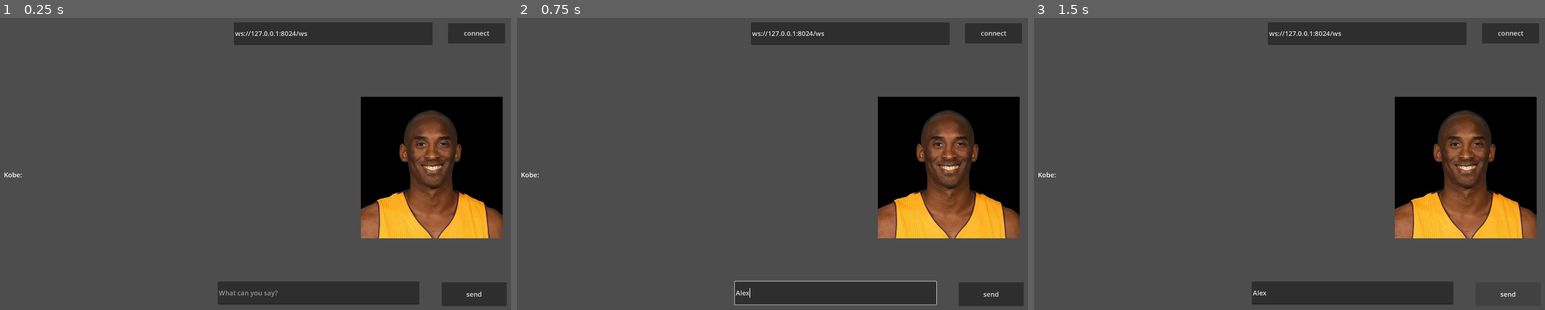
Above: before the commit, frames 1-3 (left to right).
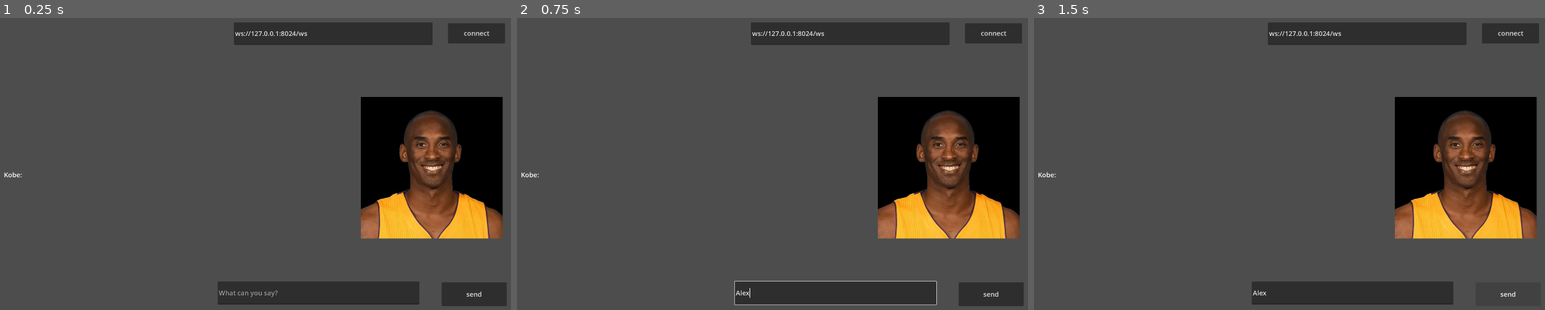
Above: after the commit, the same moments.

Repository: weiyi-boynextdoor/ProjectKobeClient
Game: Godot game, scene res://main_ui.tscn
Two runs of this game, one before a commit and one after it. Both use one fixed random seed, a clock stepped at 60 frames per second and the inputs below.
Inputs (mouse positions are in pixels of both pictures, inside the frame that each line leads up to):
- Up to frame 1 (0.25 s): no input
- Up to frame 2 (0.75 s): click (833, 292) at 0.52 s; type "Alex" at 0.6 s
- Up to frame 3 (1.5 s): click "send" at 1.25 s

The runs differ from the first frame. In frame 1, 0.2% of the frame differs, in the area x 70-98%, y 31-76%; in frame 2, 0.2%; in frame 3, 0.2%.

Commit message:
add animation

Diff:
--- a/main_ui.gd
+++ b/main_ui.gd
@@ -14,6 +14,8 @@
 var m_audio_buf := PackedByteArray()
 var m_audio_playback: AudioStreamGeneratorPlayback = null
 var m_audio_done := false
+var m_end_talk_timer: SceneTreeTimer = null
+var m_is_talking := false
 
 var m_audio_stream_generator := AudioStreamGenerator.new()
 
@@ -84,8 +86,6 @@
 			print("Audio channels set to ", m_audio_channels)
 		m_audio_buf.clear()
 		m_audio_done = false
-		$audio_player.play()
-		m_audio_playback = $audio_player.get_stream_playback()
 		print("audio start")
 	elif event == "audio_chunk":
 		var encoded: String = dict.get("data", "")
@@ -96,10 +96,31 @@
 			for i in byte_count:
 				decoded[i] = encoded.substr(i * 2, 2).hex_to_int()
 			m_audio_buf.append_array(decoded)
+			if not m_is_talking:
+				_begin_talk()
+				m_is_talking = true
 	elif event == "audio_done":
 		m_audio_done = true
+		m_is_talking = false
 		print("audio done, remaining bytes: ", m_audio_buf.size())
 
+
+func _begin_talk():
+	# Cancel any pending end-talk timer from a previous playback
+	if m_end_talk_timer != null:
+		if m_end_talk_timer.timeout.is_connected(_end_talk):
+			m_end_talk_timer.timeout.disconnect(_end_talk)
+		m_end_talk_timer = null
+	$audio_player.play()
+	m_audio_playback = $audio_player.get_stream_playback()
+	$img_kobe_dynamic.visible = true
+	$img_kobe_static.visible = false
+
+func _end_talk():
+	m_end_talk_timer = null
+	$audio_player.stop()
+	$img_kobe_dynamic.visible = false
+	$img_kobe_static.visible = true
 
 func _on_btn_send_pressed() -> void:
 	if m_ws_state == WebSocketPeer.STATE_OPEN and m_session_id != "":
@@ -140,6 +161,9 @@
 	# Stop once all buffered data has been consumed
 	if m_audio_done and m_audio_buf.is_empty():
 		m_audio_playback = null
+		# Wait for the generator's internal buffer to drain before stopping
+		m_end_talk_timer = get_tree().create_timer(m_audio_stream_generator.buffer_length)
+		m_end_talk_timer.timeout.connect(_end_talk)
 
 
 func _on_btn_connect_pressed() -> void:
--- a/main_ui.tscn
+++ b/main_ui.tscn
@@ -3,6 +3,7 @@
 [ext_resource type="Script" uid="uid://serkdkxfrckq" path="res://main_ui.gd" id="1"]
 [ext_resource type="AudioStream" uid="uid://dvdgl8cxx0xj6" path="res://audio/mamba.wav" id="2"]
 [ext_resource type="Texture2D" uid="uid://cq8wumy7a4oie" path="res://textures/kobe.jpg" id="3_ktt6o"]
+[ext_resource type="Texture2D" uid="uid://vle3p5t18ckr" path="res://textures/kobe_speak.tres" id="4_4uoxc"]
 
 [node name="main_ui" type="Control" unique_id=2027432748]
 layout_mode = 3
@@ -93,20 +94,36 @@
 text = "ws://127.0.0.1:8024/ws"
 placeholder_text = "input server addr here"
 
-[node name="TextureRect" type="TextureRect" parent="." unique_id=2075090691]
+[node name="img_kobe_static" type="TextureRect" parent="." unique_id=2075090691]
 layout_mode = 1
 anchors_preset = -1
 anchor_left = 1.0
 anchor_right = 1.0
 anchor_bottom = 1.0
 offset_left = -552.0
-offset_top = 297.0
+offset_top = 298.0
 offset_right = -40.0
-offset_bottom = -271.0
+offset_bottom = -270.0
 grow_horizontal = 0
 grow_vertical = 2
 texture = ExtResource("3_ktt6o")
 stretch_mode = 5
 
+[node name="img_kobe_dynamic" type="TextureRect" parent="." unique_id=10298939]
+visible = false
+layout_mode = 1
+anchors_preset = -1
+anchor_left = 1.0
+anchor_right = 1.0
+anchor_bottom = 1.0
+offset_left = -554.0
+offset_top = 299.0
+offset_right = -42.0
+offset_bottom = -269.0
+grow_horizontal = 0
+grow_vertical = 2
+texture = ExtResource("4_4uoxc")
+stretch_mode = 5
+
 [connection signal="pressed" from="btn_send" to="." method="_on_btn_send_pressed"]
 [connection signal="pressed" from="btn_connect" to="." method="_on_btn_connect_pressed"]
--- /dev/null
+++ b/textures/kobe_speak.tres
@@ -0,0 +1,16 @@
+[gd_resource type="AnimatedTexture" format=3 uid="uid://vle3p5t18ckr"]
+
+[ext_resource type="Texture2D" uid="uid://d0ltciqkntgam" path="res://textures/kobe_0.jpg" id="1_nu5j0"]
+[ext_resource type="Texture2D" uid="uid://bmxxr6ov6f1pu" path="res://textures/kobe_1.jpg" id="2_ulcj5"]
+[ext_resource type="Texture2D" uid="uid://c0hjavl4kjbbv" path="res://textures/kobe_2.jpg" id="3_6gkim"]
+
+[resource]
+frames = 4
+frame_0/texture = ExtResource("1_nu5j0")
+frame_0/duration = 0.1
+frame_1/texture = ExtResource("2_ulcj5")
+frame_1/duration = 0.1
+frame_2/texture = ExtResource("3_6gkim")
+frame_2/duration = 0.1
+frame_3/texture = ExtResource("2_ulcj5")
+frame_3/duration = 0.1
